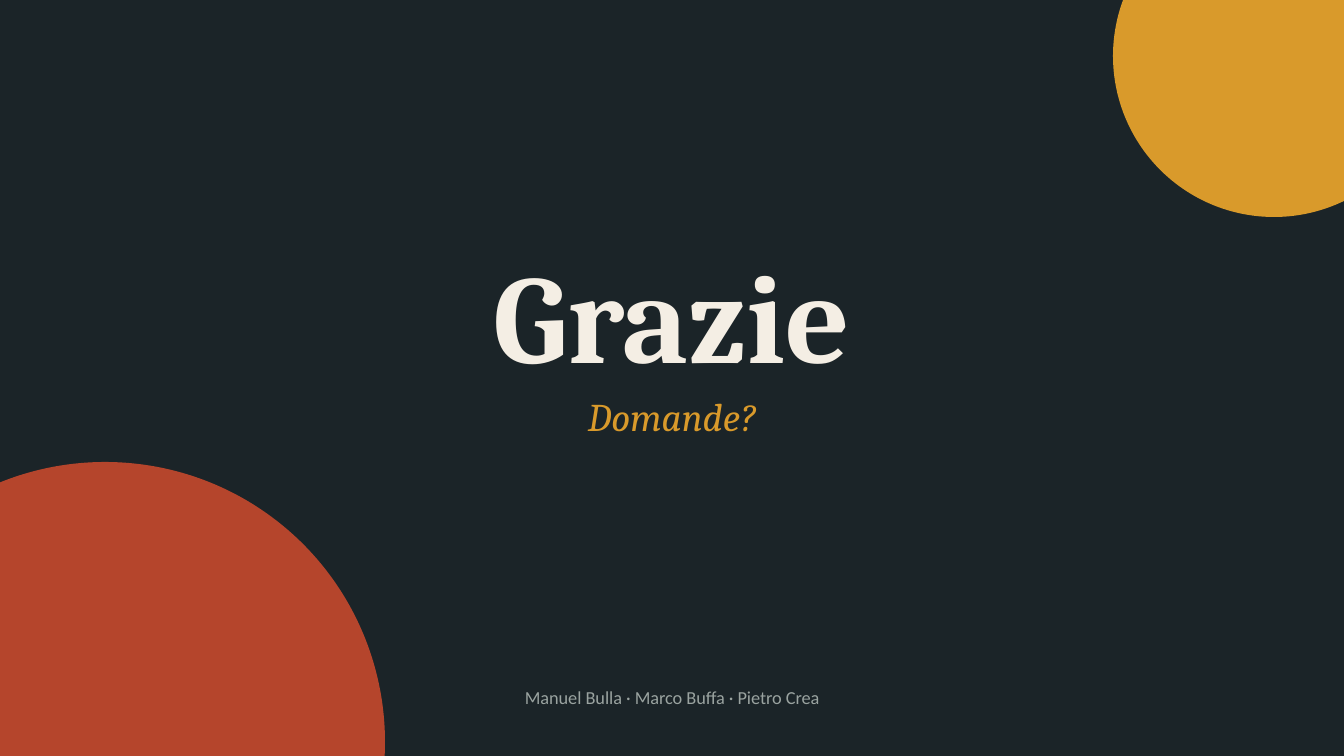
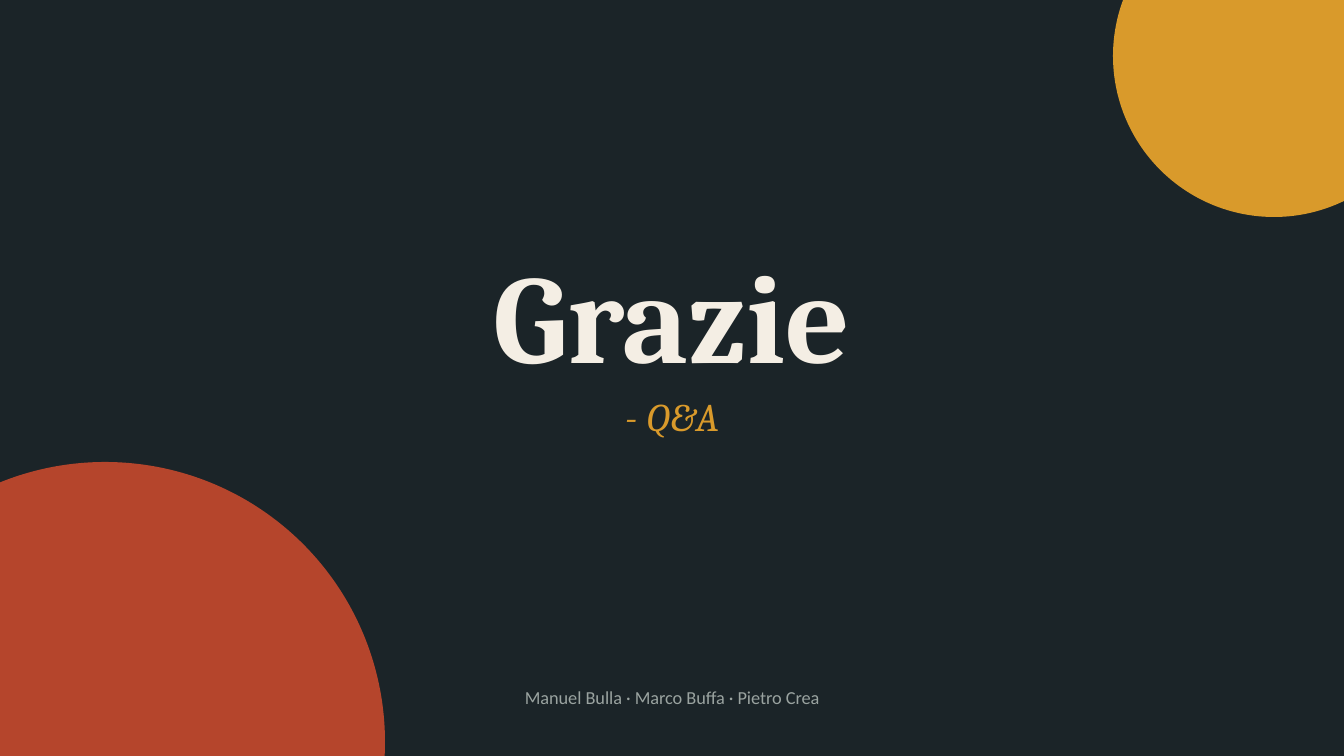
Before and after one commit to bulla06/Ing-software-prog-discover-tridentum., a slide deck: slide 5 of presentazioni/presentazione-v2.pptx. Drawn at 1344x756 pixels with LibreOffice and Linux fonts; fonts in the diff are those of the drawing. Boxes give left, top, right and bottom in pixels: in the first picture for what was removed or moved away, otherwise in the second. Text is boxed around its words. In the diff, an @@ line names an element or a change of style, - is before the commit and + after.

```diff
--- a/presentazioni/presentazione-v2.pptx
+++ b/presentazioni/presentazione-v2.pptx
@@ text at (646, 404, 719, 438): text changed @@
-Domande?
+- Q&A
```
Also in this commit, not shown: 2 other slides changed, 1 other file.
